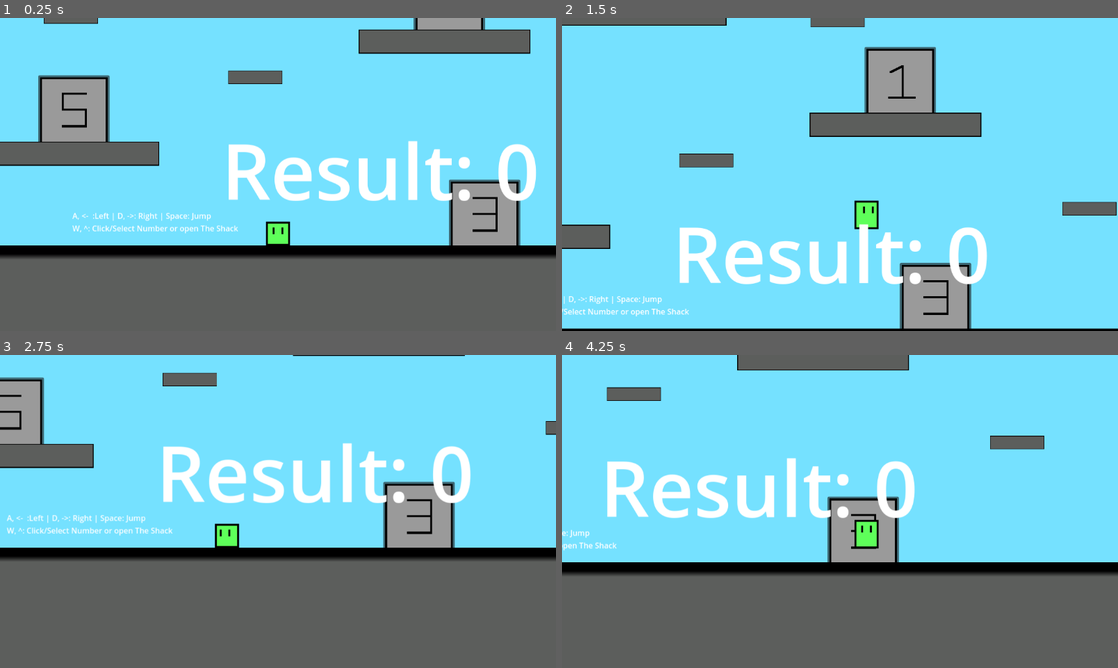
Above: before the commit, frames 1-4 (two rows, left to right).
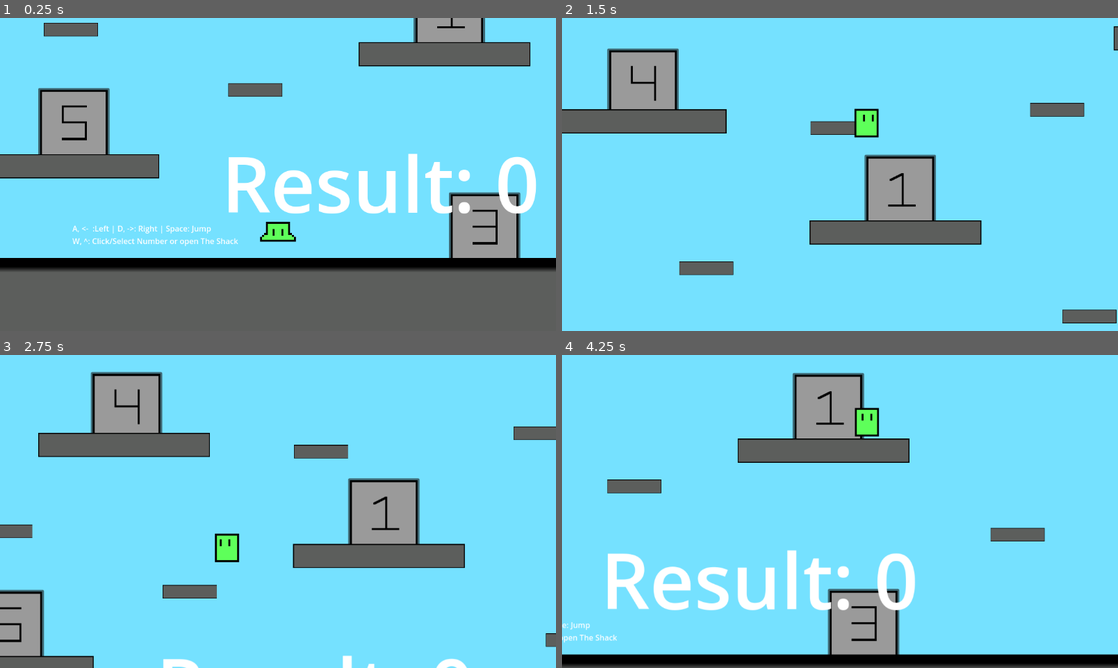
Above: after the commit, the same moments.

Repository: ShadowArcher289/the-numbers-slime
Game: Godot game, scene res://scenes/game.tscn
Two runs of this game, one before a commit and one after it. Both use one fixed random seed, a clock stepped at 60 frames per second and the inputs below. The engine's default icon, where the game draws it, is replaced by a stand-in: a white triangle on a blue panel in a dark square.
Inputs:
- Up to frame 1 (0.25 s): no input
- Up to frame 2 (1.5 s): tap Enter (enter) at 0.5 s; hold Enter (enter) 0.53-1.28 s; hold D (move_right) from 0.53 s (still down); tap Space (jump) at 0.77 s; tap W (select) at 1.35 s
- Up to frame 3 (2.75 s): tap Space (jump) at 1.52 s; release D (move_right) at 2.03 s; hold A (move_left) from 2.03 s (still down); hold Shift (sprint) from 2.03 s (still down)
- Up to frame 4 (4.25 s): release A (move_left) at 2.78 s; release Shift (sprint) at 2.78 s; hold D (move_right) from 2.78 s (still down); tap Enter (enter) at 2.85 s; tap Space (jump) at 3.02, 3.77 s; hold W (select) from 3.53 s (still down)

The runs differ from the first frame. In frame 1, 22% of the frame differs, in the area x 0-100%, y 0-81%; in frame 2, 26%; in frame 3, 53%, in the area x 0-100%, y 0-100%; in frame 4, 49%.

Commit message:
Updated Gravity

Diff:
--- a/scrpits/slime.gd
+++ b/scrpits/slime.gd
@@ -14,7 +14,7 @@
 var SPRINT_SPEED = 600;
 var jumping = false;
 var fly = false;
-var gravity = 100;
+var gravity = 50;
 
 func _process(delta: float) -> void:
 	if fly: # fly mode
